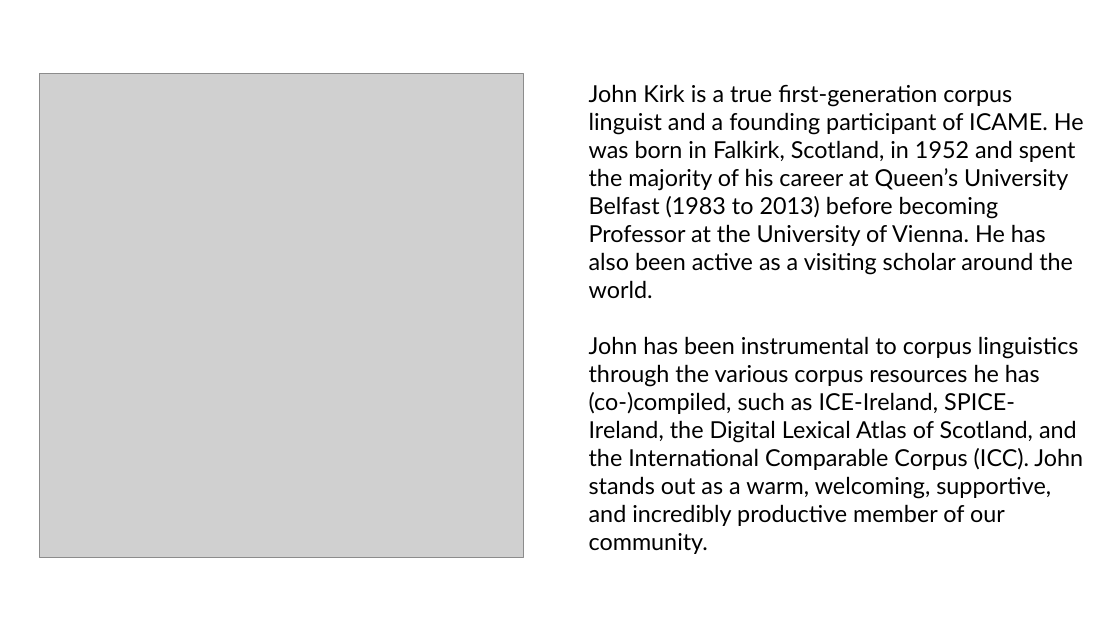
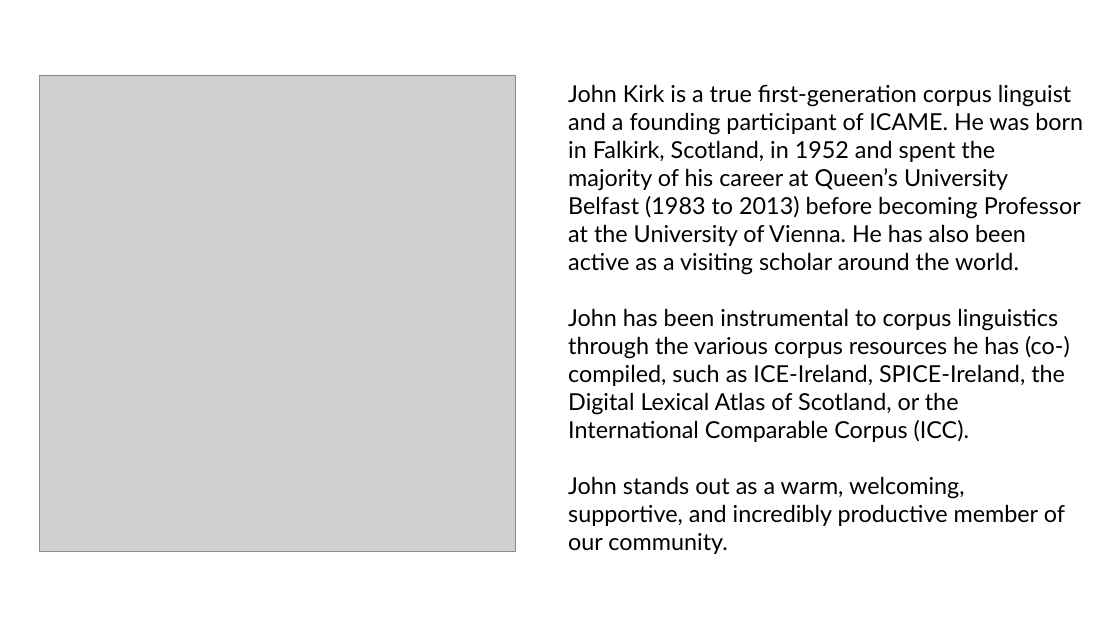
Before and after one commit to MartinSchweinberger/ICAME45, a slide deck: slide 2 of Book Launch.pptx. Drawn at 1120x630 pixels with LibreOffice and Linux fonts; fonts in the diff are those of the drawing; grey boxes stand for pictures; background and template pictures are left out. Boxes give left, top, right and bottom in pixels: in the first picture for what was removed or moved away, otherwise in the second. Text is boxed around its words. In the diff, an @@ line names an element or a change of style, - is before the commit and + after.

```diff
--- a/Book Launch.pptx
+++ b/Book Launch.pptx
@@ picture: place and size @@
-picture at [39,73,523,557]
+picture at [39,75,516,551]
@@ text "John Kirk is a true ...": place and size @@
-text "John Kirk is a true ..." at [589,84,1084,522]
+text "John Kirk is a true ..." at [568,84,1083,554]
@@ text at [568,308,1070,554]: text changed @@
-John has been instrumental to corpus linguistics through the various corpus resources he has (co-)compiled, such as ICE-Ireland, SPICE-Ireland, the Digital Lexical Atlas of Scotland, and the International Comparable Corpus (ICC). John stands out as a warm, welcoming, supportive, and incredibly productive member of our community.
+John has been instrumental to corpus linguistics through the various corpus resources he has (co-) compiled, such as ICE-Ireland, SPICE-Ireland, the Digital Lexical Atlas of Scotland, or the International Comparable Corpus (ICC).
+John stands out as a warm, welcoming, supportive, and incredibly productive member of our community.
```
Also in this commit, not shown: 1 other slide changed.
